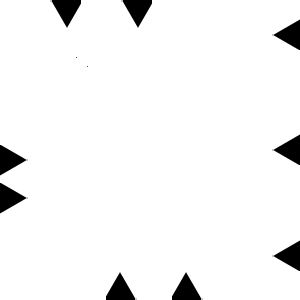
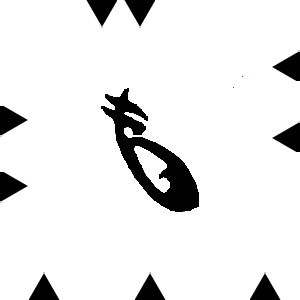
The second 300px x 300px image is a revision of the first. Changes to its layers:
added layer "Capa 12" above "Capa 10" over box(101, 88, 199, 212)
painted on "Capa 10" over box(0, 0, 300, 300)
